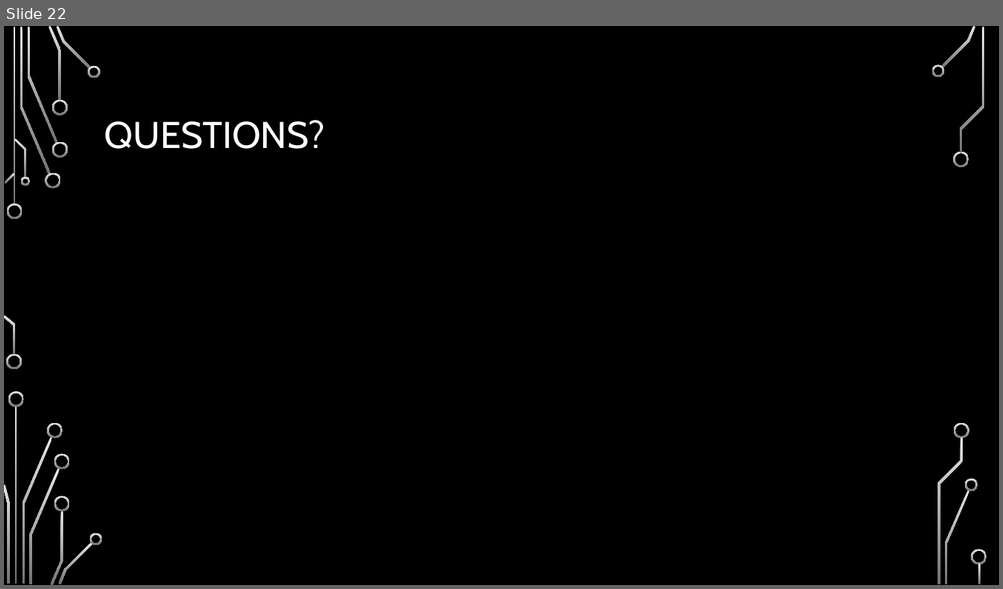
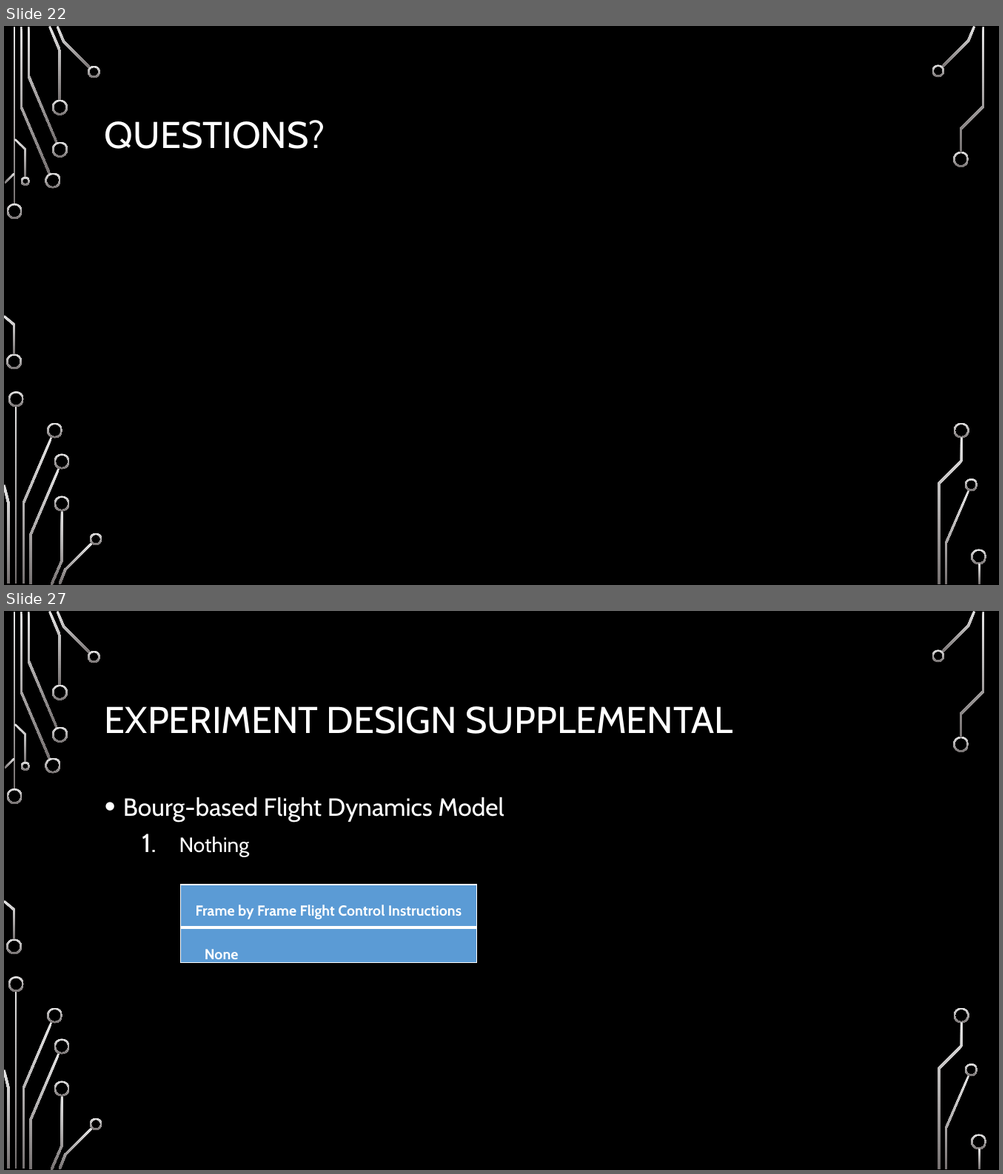
Before and after one commit to chaddw/ECS-Rust-FlightDynamics, a slide deck: Defense.pptx. Shown one above the other, each under a label of ours: slide 22 before the commit, slides 22 and 27 after it; the slides between them are not shown. The pictures are 1003x589 and 1003x1174 pixels, drawn with LibreOffice and Linux fonts; fonts in the diff are those of the drawing; background and template pictures are left out. Boxes give left, top, right and bottom in pixels: in the first picture for what was removed or moved away, otherwise in the second. Text is boxed around its words. In the diff, an @@ line names an element or a change of style, - is before the commit and + after.

```diff
--- a/Defense.pptx
+++ b/Defense.pptx
@@ slide 27 added at (x1=4, y1=611, x2=999, y2=1170), background picture (left out); not listed: 36 template elements that a slide beside it also shows @@
@@ title added at (x1=105, y1=706, x2=733, y2=734), 36 pt, text #FFFFFF @@
+EXPERIMENT DESIGN SUPPLEMENTAL
@@ text added at (x1=123, y1=797, x2=504, y2=857), 24 pt, text #FFFFFF @@
+• Bourg-based Flight Dynamics Model
+  1. Nothing
@@ table added at (x1=180, y1=885, x2=476, y2=966), 2 rows, 1 columns @@
+Frame by Frame Flight Control Instructions
+None
```
Also in this commit, not shown: 2 slides changed, 11 other slides added, 1 slide removed.
